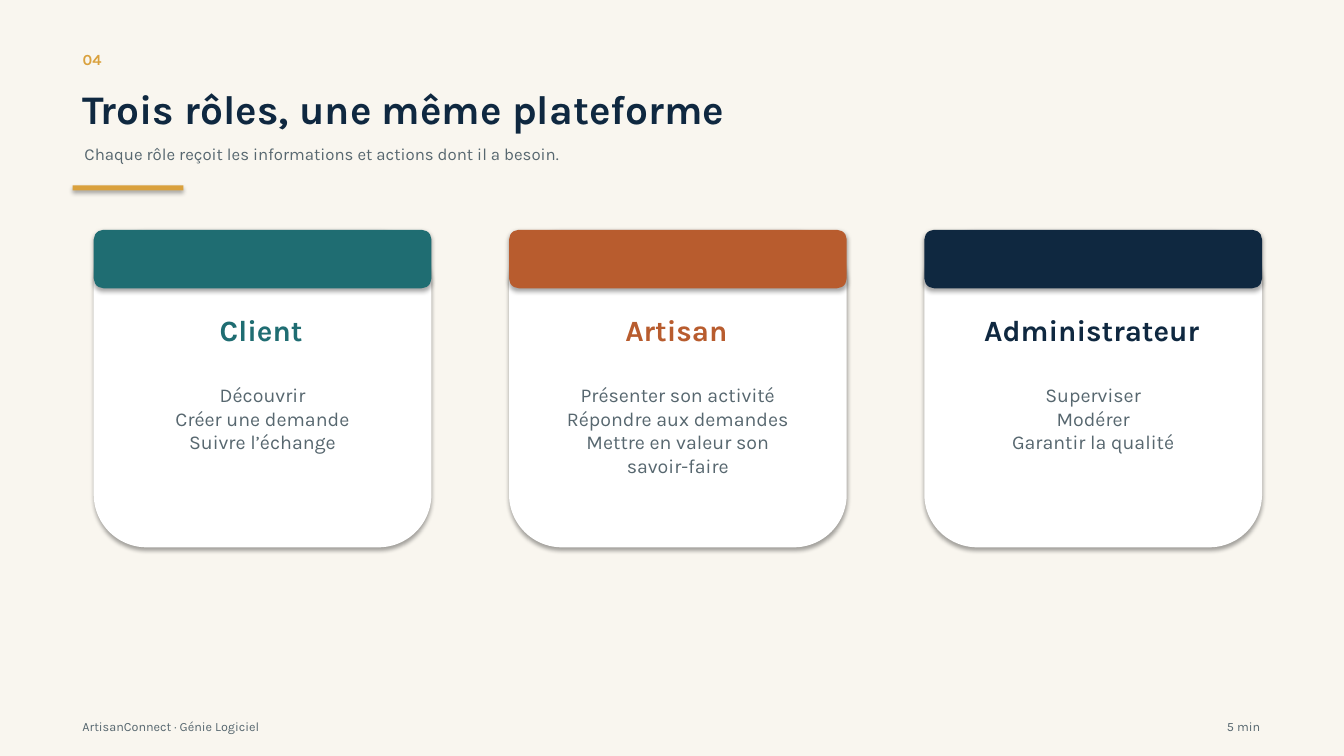
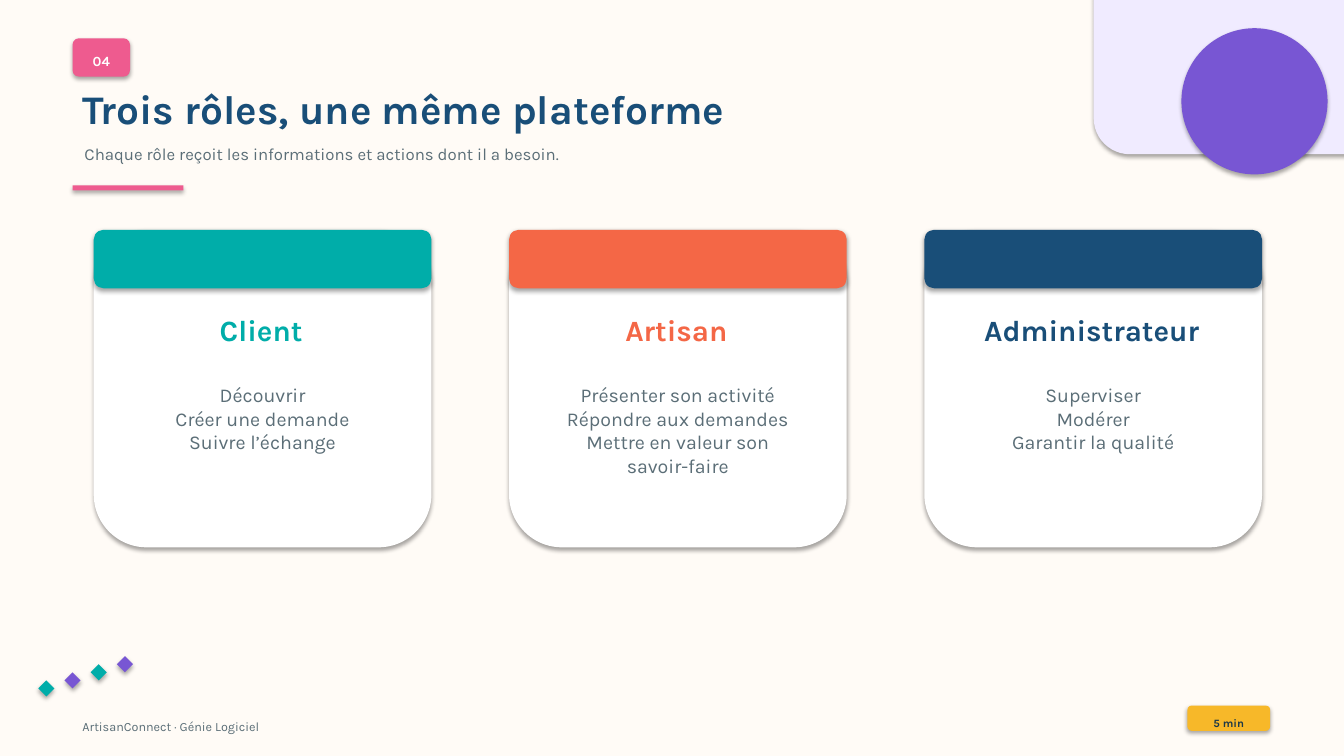
Before and after one commit to Oumaima-El-Badraouy/SELMB, a slide deck: slide 4 of ArtisanConnect_Dossier_Projet/05_Presentation/05_Presentation_ArtisanConnect.pptx. Drawn at 1344x756 pixels with LibreOffice and Linux fonts; fonts in the diff are those of the drawing. Boxes give left, top, right and bottom in pixels: in the first picture for what was removed or moved away, otherwise in the second. Text is boxed around its words. In the diff, an @@ line names an element or a change of style, - is before the commit and + after.

```diff
--- a/ArtisanConnect_Dossier_Projet/05_Presentation/05_Presentation_ArtisanConnect.pptx
+++ b/ArtisanConnect_Dossier_Projet/05_Presentation/05_Presentation_ArtisanConnect.pptx
@@ background #F9F6EF to #FFFBF6 @@
@@ rounded rectangle added at [1094, 0, 1344, 154], fill #F0EBFF @@
@@ ellipse added at [1182, 28, 1328, 174], fill #7856D3 @@
@@ text "04" at [93, 57, 110, 66]: size 11 to 10 pt, text colour #DAA13D to #FFFFFF; alignment left to centre @@
@@ rounded rectangle added at [73, 38, 130, 77], fill #EE5B8F @@
@@ text "Trois rôles, une même plateforme" at [82, 93, 724, 134]: text colour #0F2840 to #194E78 @@
@@ text "Chaque rôle reçoit les informations ..." at [84, 148, 559, 164]: text colour #57676F to #5B6E77 @@
@@ rectangle at [73, 186, 184, 191]: fill #DAA13D to #EE5B8F @@
@@ rounded rectangle at [94, 230, 432, 288]: fill #1F6D72 to #00ADA9 @@
@@ rounded rectangle at [509, 230, 847, 288]: fill #B85C2E to #F46746 @@
@@ rounded rectangle at [925, 230, 1262, 288]: fill #0F2840 to #194E78 @@
@@ text "Client" at [220, 320, 303, 342]: text colour #1F6D72 to #00ADA9 @@
@@ text "Artisan" at [625, 320, 727, 342]: text colour #B85C2E to #F46746 @@
@@ text "Administrateur" at [984, 320, 1199, 342]: text colour #0F2840 to #194E78 @@
@@ diamond added at [117, 656, 133, 673], fill #7856D3 @@
@@ diamond added at [38, 681, 54, 697], fill #00ADA9 @@
@@ diamond added at [65, 673, 81, 689], fill #7856D3 @@
@@ diamond added at [91, 664, 107, 681], fill #00ADA9 @@
@@ text "5 min": place and size @@
-text "5 min" at [1227, 722, 1260, 731]
+text "5 min" at [1213, 719, 1244, 727]
@@ text "5 min" at [1213, 719, 1244, 727]: size 9 to 8 pt, text colour #57676F to #1C3948, bold on; alignment right to centre @@
@@ rounded rectangle added at [1188, 706, 1270, 731], fill #F7B829 @@
```
Also in this commit, not shown: 9 other slides changed, 1 other file.
